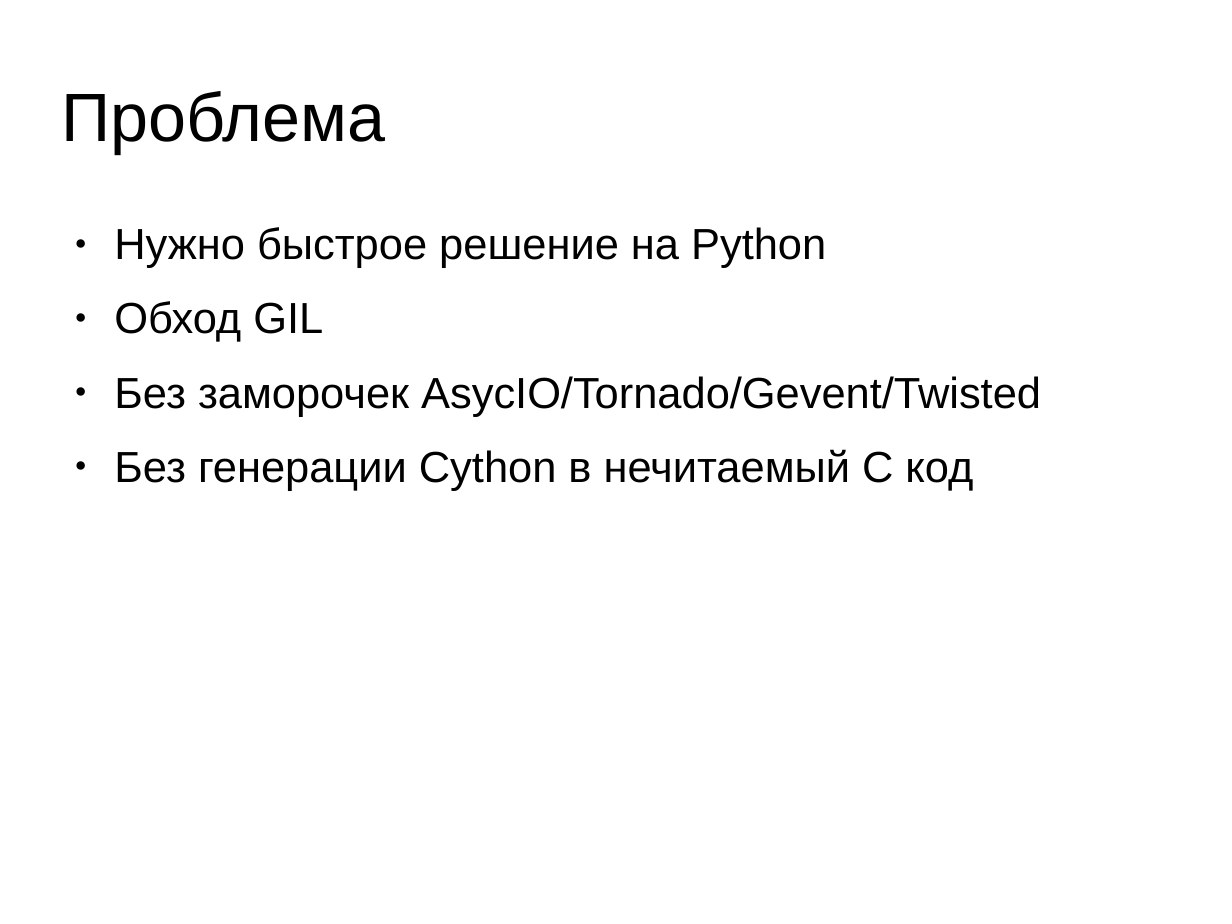
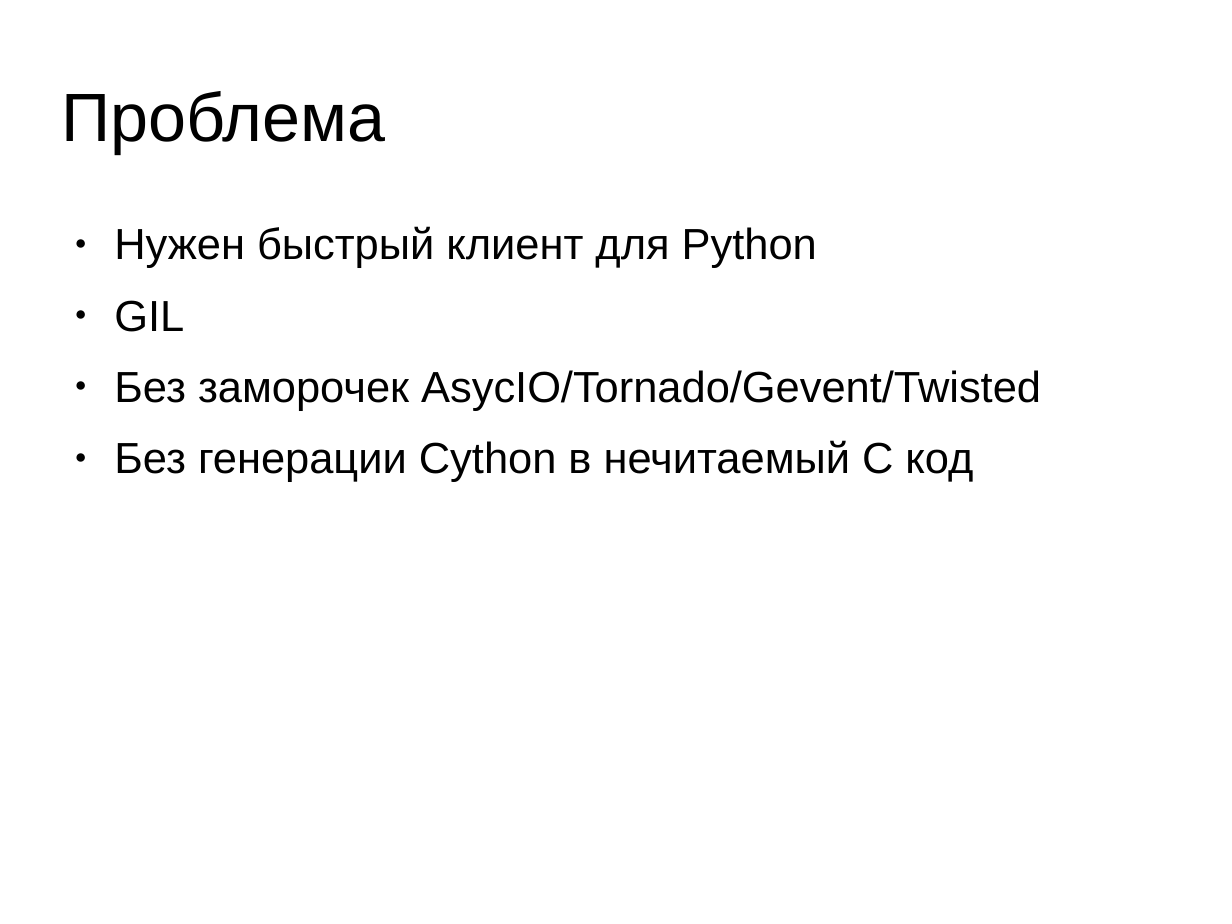
Before and after one commit to deslum/gopipe, a slide deck: slide 3 of presentation.odp. Drawn at 1232x924 pixels with LibreOffice and Linux fonts; fonts in the diff are those of the drawing. Boxes give left, top, right and bottom in pixels: in the first picture for what was removed or moved away, otherwise in the second. Text is boxed around its words. In the diff, an @@ line names an element or a change of style, - is before the commit and + after.

```diff
--- a/presentation.odp
+++ b/presentation.odp
@@ text at <box>114,226,817,332</box>: text changed @@
-● Нужно быстрое решение на Python
-● Обход GIL
+● Нужен быстрый клиент для Python
+● GIL
@@ text at <box>114,370,1041,482</box>: less space between paragraphs @@
```
Also in this commit, not shown: 6 other slides changed, 14 slides added, 2 slides removed, 2 other files.
